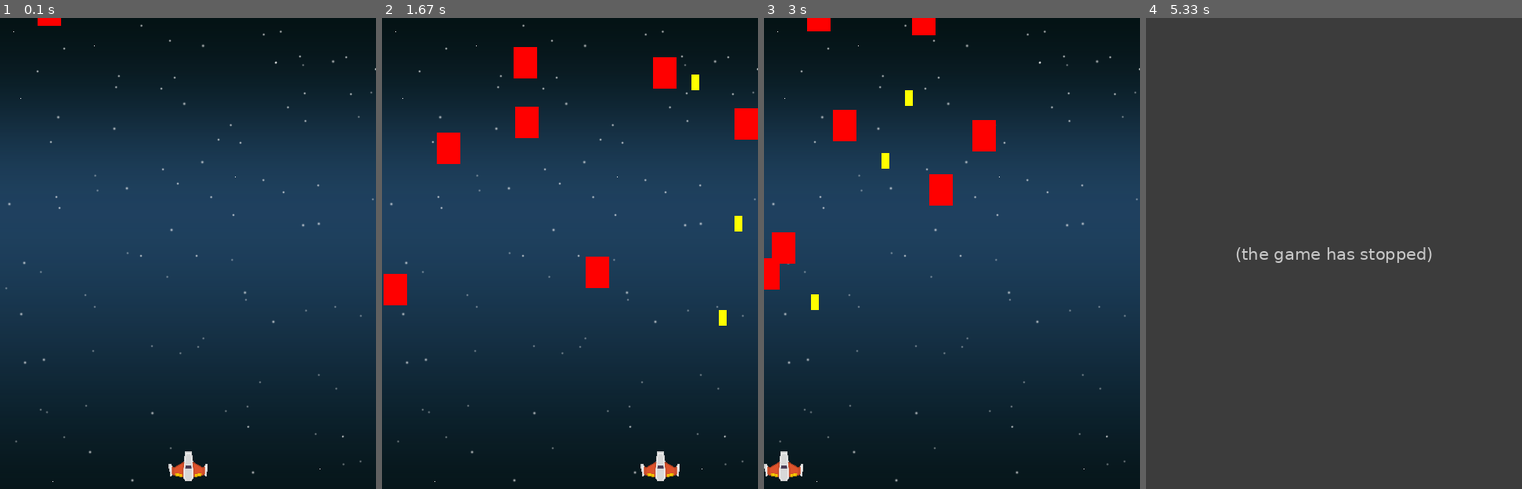
Above: before the commit, frames 1-4 (left to right).
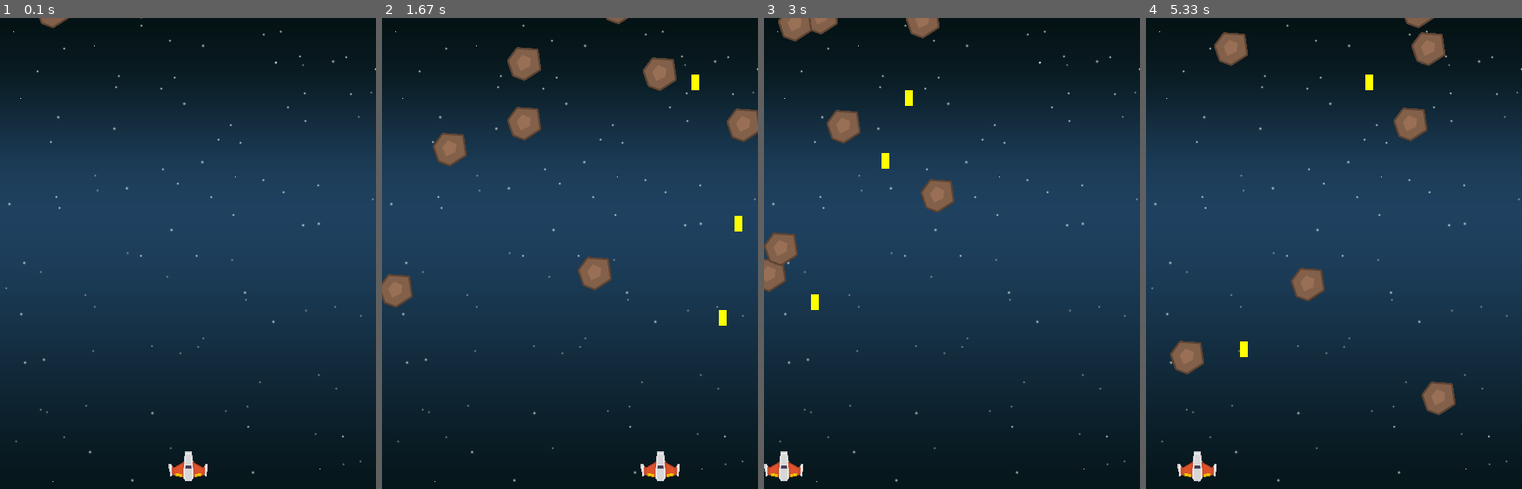
Above: after the commit, the same moments.

Repository: Loctarogar/pygame_shmup
Game: pygame game, started from shmup.py
The game is run twice, just before and just after one commit, with the same random seed, the same clock (stepped at 60 frames per second) and the same inputs.
Inputs:
- Up to frame 1 (0.1 s): no input
- Up to frame 2 (1.67 s): hold Right 0.33-0.8 s; hold Right 0.83-1.3 s; tap Space at 0.9, 1.2, 1.4 s; hold Left from 1.33 s (still down)
- Up to frame 3 (3 s): tap Space at 1.7, 1.97, 2.27, 2.4, 2.7 s; release Left at 1.87 s; hold Left 1.9-2.3 s; hold Left 2.33-2.97 s
- Up to frame 4 (5.33 s): hold Left 3-3.47 s; tap Space at 3.07, 3.37, 3.57, 3.87, 4.07, 4.37, 4.57, 4.87, 5.13 s; hold Right 3.5-3.97 s; hold Right 4-4.47 s; hold Left 4.5-5.03 s; hold Left from 5.07 s (still down)

The runs differ from the first frame. In frame 1, 0.1% of the frame differs, in the area x 10-38%, y 0-3%; in frame 2, 3.7%; in frame 3, 3.2%; in frame 4, 100%, in the area x 0-100%, y 0-100%.
Before the commit the program exited at 5.07 s; later frames show no game.

Commit message:
load enemy image

Diff:
--- a/shmup.py
+++ b/shmup.py
@@ -61,8 +61,8 @@
 class Mob(pygame.sprite.Sprite):
     def __init__(self):
         pygame.sprite.Sprite.__init__(self)
-        self.image = pygame.Surface((30, 40))
-        self.image.fill(RED)
+        self.image = meteor_img
+        self.image.set_colorkey(BLACK)
         self.rect = self.image.get_rect()
         self.rect.x = random.randrange(WIDTH - self.rect.width)
         self.rect.y = random.randrange(-100, -30)
